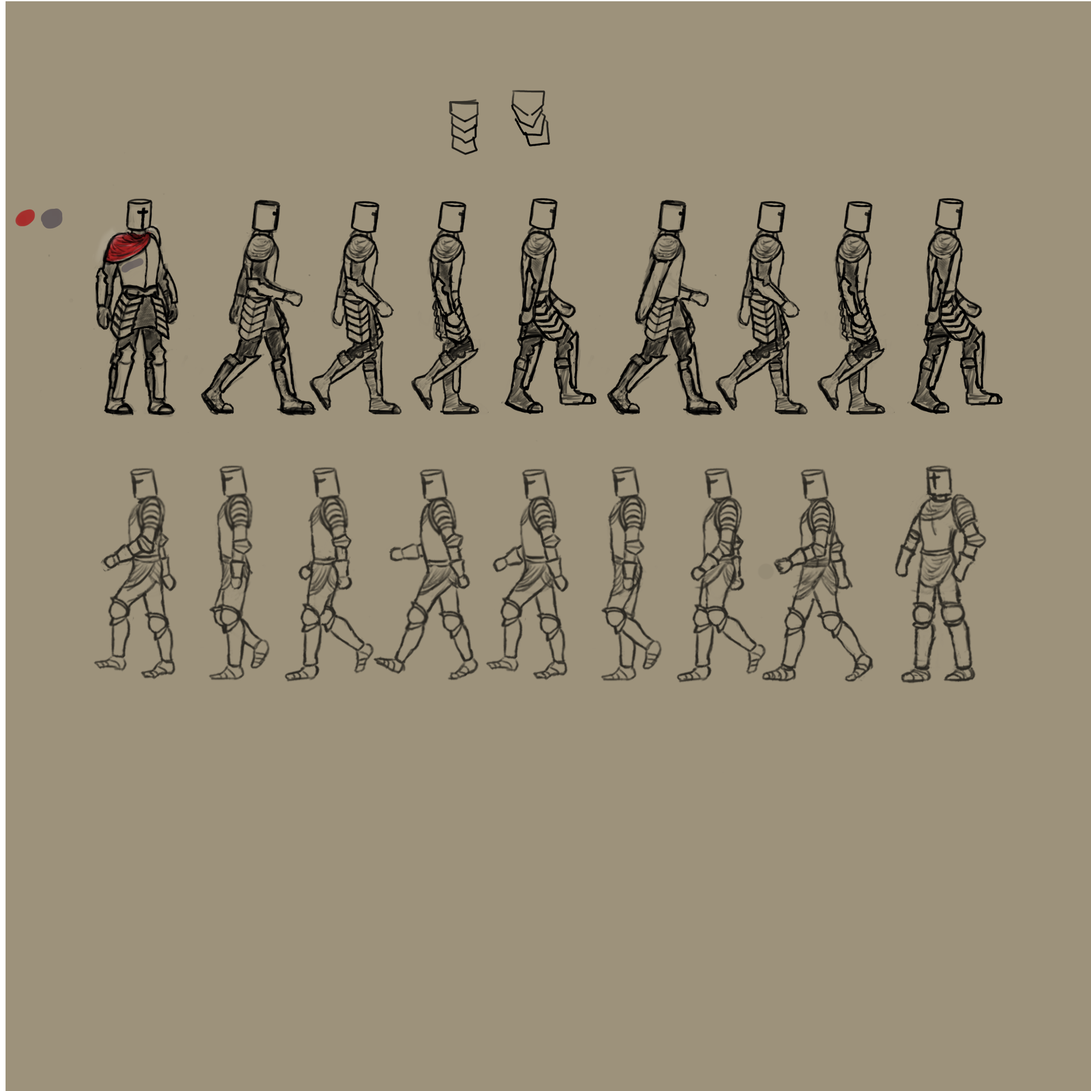
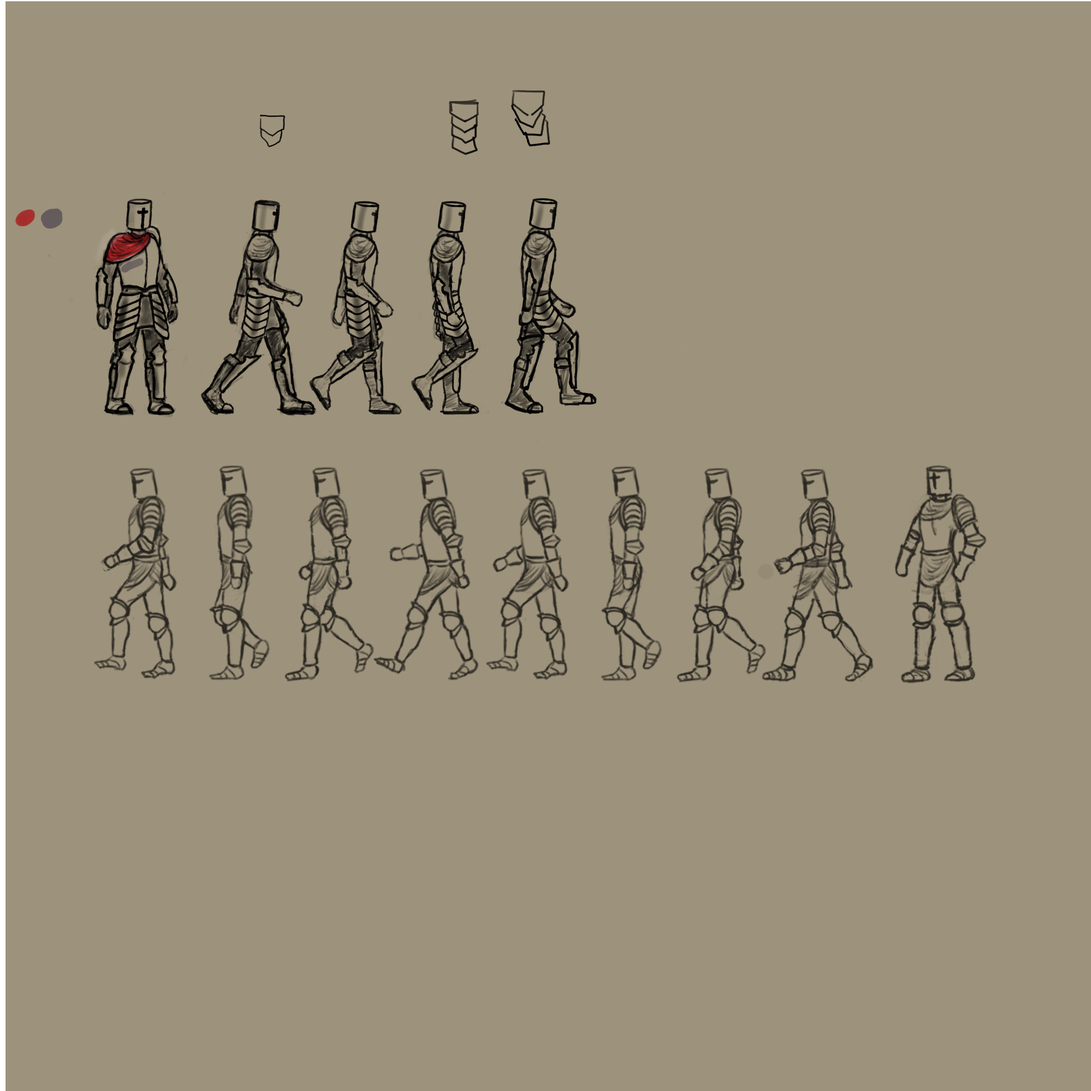
Before/after of a w=1091, h=1091 layered artwork. What changed in the layer stack:
hid "Pasted Layer #1" over [590, 197, 1004, 417]
painted on "Pasted Layer #2" over [109, 114, 574, 406]
